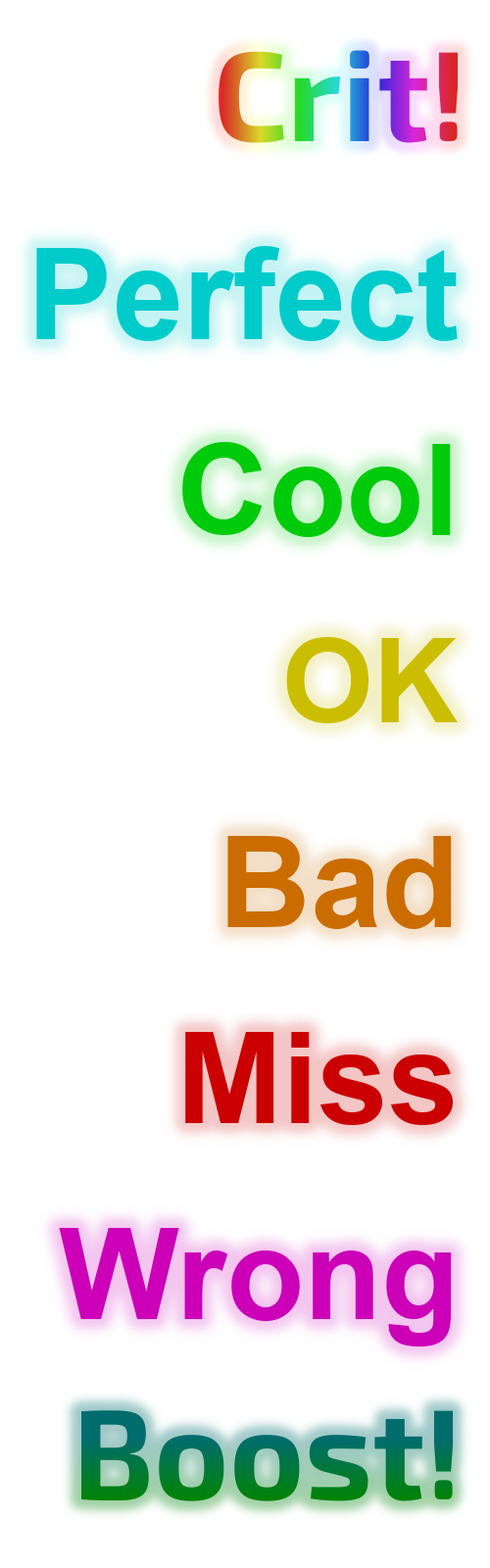
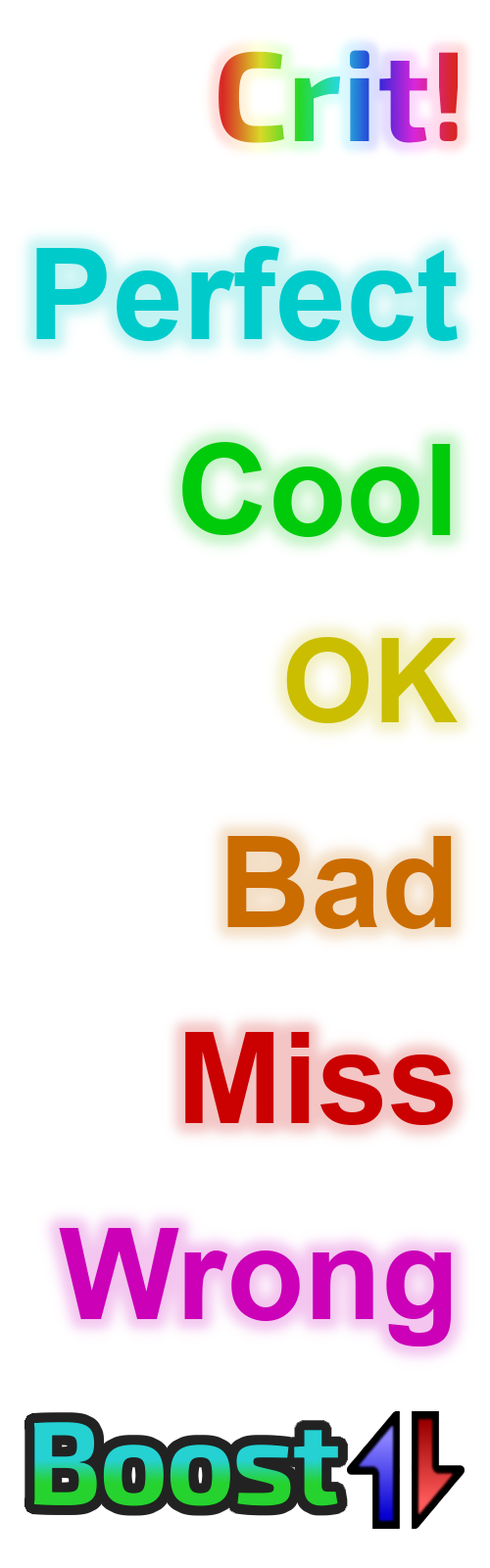
Revision of a layered 490 x 1568 image; what changed, layer by layer:
removed layer "Boost!" over [81,1410,454,1502]
added layer "Boost" above "Boost Glow" over [34,1421,339,1507]
added layer "Boost Glow" above "AllyBoostIndicator.png copy" over [24,1412,348,1517]
added layer "AllyBoostIndicator.png copy" above "Boost Glow Lines" over [346,1411,465,1529]
added layer "Boost Glow Lines" above "Glow" over [24,1407,472,1527]
painted on "Glow" over [52,1391,472,1528]
